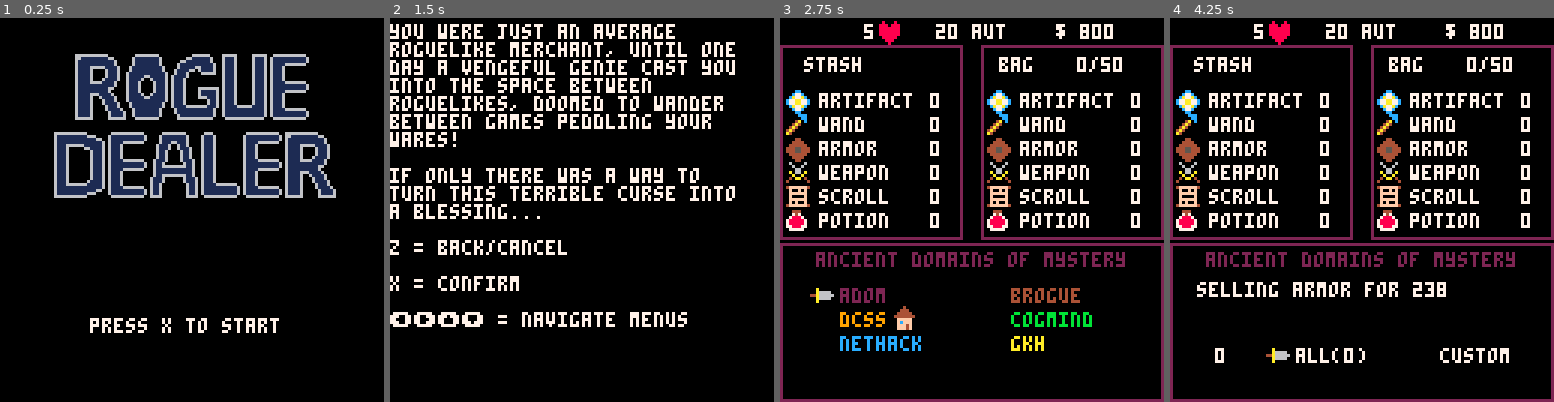
Above: before the commit, frames 1-4 (left to right).
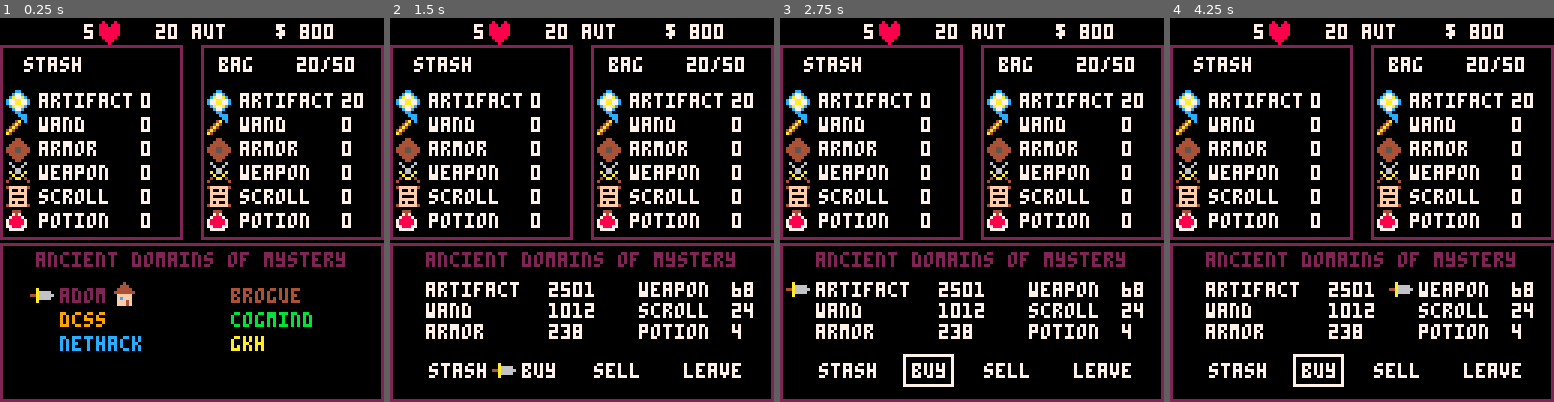
Above: after the commit, the same moments.

Repository: norendren/rogueWars
Game: PICO-8 cartridge main.p8
Two runs of this game, one before a commit and one after it. Both use one fixed random seed, a clock stepped at 60 frames per second and the inputs below.
Inputs:
- Up to frame 1 (0.25 s): no input
- Up to frame 2 (1.5 s): tap O (Z key) at 0.33, 0.7, 1.43 s; tap X (X key) at 1.07 s
- Up to frame 3 (2.75 s): hold Left 1.97-2.37 s; tap X (X key) at 2.07, 2.4, 2.73 s; tap O (Z key) at 2.22 s; hold Down from 2.42 s (still down)
- Up to frame 4 (4.25 s): release Down at 2.82 s; hold Right 2.87-3.53 s; tap X (X key) every 0.33 s from 3.07 to 4.07 s; tap O (Z key) at 3.1, 3.98 s; hold Up 3.58-4.08 s; hold Right from 4.13 s (still down)

The runs differ from the first frame. In frame 1, 31% of the frame differs, in the area x 0-100%, y 0-100%; in frame 2, 29%; in frame 3, 8.3%; in frame 4, 7.6%.

Commit message:
fixing inventory and stash column to allow for 3 digits...if needed

Diff:
--- a/main.p8
+++ b/main.p8
@@ -7,6 +7,7 @@
 #include events.p8
 
 --[[
+    remove health if it's gone
     put limit on stash for cheesiness
     default inventory and stash transfer to max or 50
     full reset after loss/victory
@@ -30,7 +31,8 @@
 
 function debug()
       -- debug options
-    --   inv.artifact.amt=20
+      inv.artifact.amt=20
+    --   stash.artifact.amt=205
     --   money.thousands=5
       for k,v in pairs(nav_menu) do
           if v !=nil then
@@ -46,10 +48,10 @@
 end
 
 function _init()
-    show_menu()
+    -- show_menu()
     -- show_intro()
     -- show_home_select()
-    -- show_navigation()
+    show_navigation()
     -- show_bsl()
     -- show_stash()
     -- show_stash_transfer()
--- a/player.p8
+++ b/player.p8
@@ -6,7 +6,7 @@
 inv_coords={
     base_x=72,
     base_y=top_half_y,
-    x_off=45,
+    x_off=42,
     y_off = 8
 }
 inv_st_map={"artifact","wand","armor","weapon","scroll","potion"}
@@ -69,7 +69,7 @@
 stash_coords = {
     base_x=5,
     base_y=top_half_y,
-    x_off=45,
+    x_off=42,
     y_off = 8
 }
 stash={
